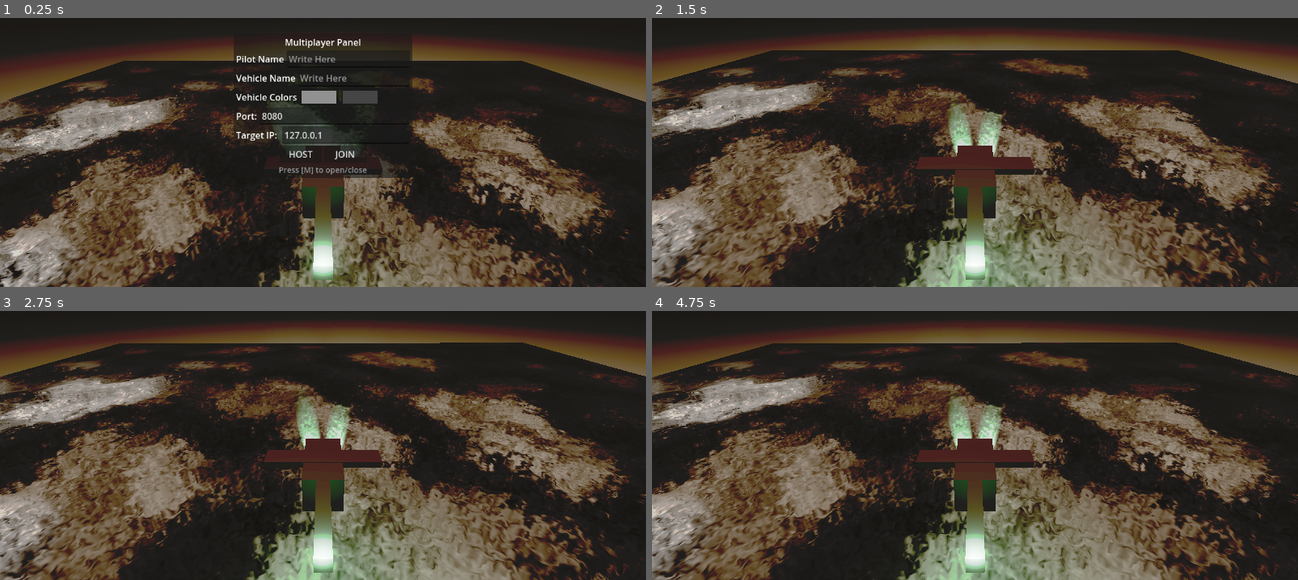
Above: before the commit, frames 1-4 (two rows, left to right).
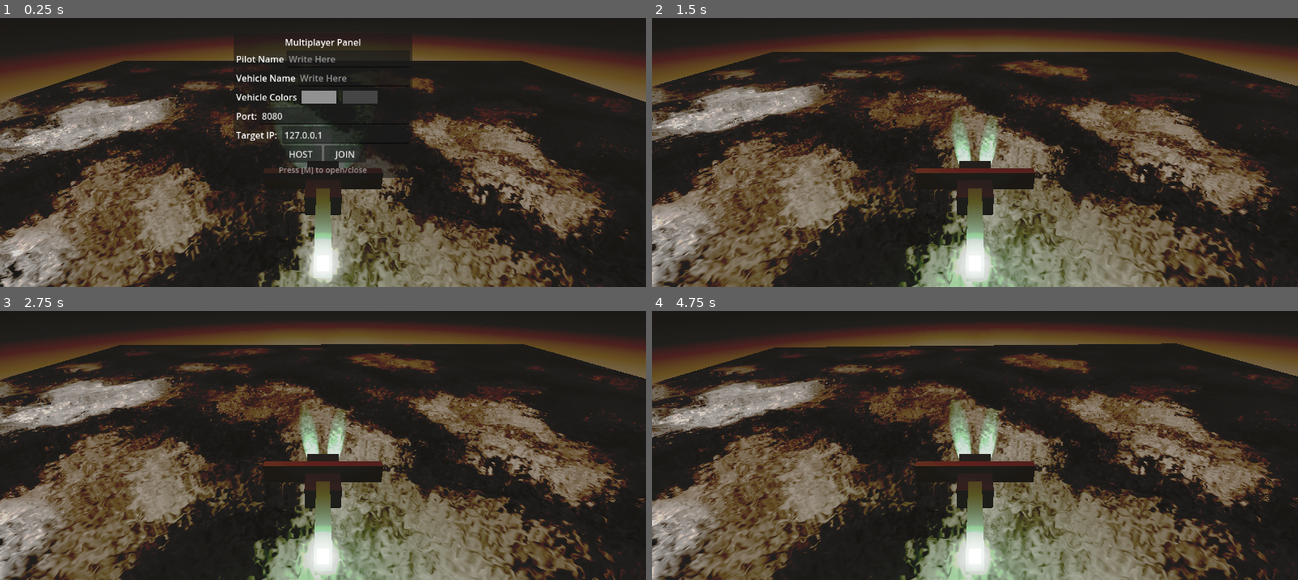
Above: after the commit, the same moments.

Repository: fracter2/here-be-le-dragon
Game: Godot game, scene res://Content/World.tscn
Two runs of this game, one before a commit and one after it. Both use one fixed random seed, a clock stepped at 60 frames per second and the inputs below.
Inputs (mouse positions are in pixels of both pictures, inside the frame that each line leads up to):
- Up to frame 1 (0.25 s): no input
- Up to frame 2 (1.5 s): click (1000, 58) at 0.52 s; type "Alex" at 0.6 s; click (1007, 77) at 0.75 s; type "Alex" at 0.83 s; tap M (Menu) at 1.25 s; hold D (barrel_right) from 1.28 s (still down); tap P (flip_pitch) at 1.35 s
- Up to frame 3 (2.75 s): tap Space (thrust_up) at 2 s; release D (barrel_right) at 2.03 s; hold Down (pitch_down) from 2.03 s (still down); tap P (flip_pitch) at 2.1 s
- Up to frame 4 (4.75 s): release Down (pitch_down) at 2.78 s; hold D (barrel_right) 2.78-3.53 s; tap P (flip_pitch) at 2.85, 3.6, 4.35 s; tap Enter at 3.5 s; hold Up (pitch_up) 3.53-4.28 s; tap Space (thrust_up) at 4.25 s; hold A (barrel_left) from 4.28 s (still down)

The runs differ from the first frame. In frame 1, 2.8% of the frame differs, in the area x 40-60%, y 47-100%; in frame 2, 29%; in frame 3, 29%; in frame 4, 31%, in the area x 0-100%, y 11-100%.

Commit message:
Added materials for helicopter mesh and changed shape. Looks totally fabulous.

Diff:
--- a/Content/Helicopter.tscn
+++ b/Content/Helicopter.tscn
@@ -29,7 +29,93 @@
 properties/3/replication_mode = 1
 
 [sub_resource type="BoxShape3D" id="BoxShape3D_6r8wy"]
-size = Vector3(2, 2, 3.5)
+size = Vector3(1.75, 1.8, 3.5)
+
+[sub_resource type="Gradient" id="Gradient_6r8wy"]
+offsets = PackedFloat32Array(0, 0.338889, 0.555556)
+colors = PackedColorArray(0, 0, 0, 1, 0.0325283, 0.0325283, 0.0325282, 1, 0.0506573, 0.0506572, 0.0506572, 1)
+
+[sub_resource type="FastNoiseLite" id="FastNoiseLite_te4uw"]
+domain_warp_fractal_type = 0
+
+[sub_resource type="NoiseTexture2D" id="NoiseTexture2D_ih7gs"]
+as_normal_map = true
+bump_strength = 3.0
+color_ramp = SubResource("Gradient_6r8wy")
+noise = SubResource("FastNoiseLite_te4uw")
+
+[sub_resource type="StandardMaterial3D" id="StandardMaterial3D_6r8wy"]
+albedo_color = Color(0.674402, 0.674402, 0.674402, 1)
+metallic = 0.73
+metallic_specular = 0.0
+roughness = 0.62
+normal_enabled = true
+normal_texture = SubResource("NoiseTexture2D_ih7gs")
+rim_tint = 0.6
+clearcoat = 0.64
+clearcoat_roughness = 0.94
+anisotropy = -1.0
+refraction_scale = 1.0
+
+[sub_resource type="Gradient" id="Gradient_ljlqh"]
+colors = PackedColorArray(0, 0, 0, 1, 0.0642829, 0.0642829, 0.0642829, 1)
+
+[sub_resource type="FastNoiseLite" id="FastNoiseLite_3thc0"]
+noise_type = 0
+
+[sub_resource type="NoiseTexture2D" id="NoiseTexture2D_wnsil"]
+as_normal_map = true
+color_ramp = SubResource("Gradient_ljlqh")
+noise = SubResource("FastNoiseLite_3thc0")
+
+[sub_resource type="StandardMaterial3D" id="StandardMaterial3D_ih7gs"]
+metallic_specular = 0.8
+roughness = 0.26
+emission_enabled = true
+emission = Color(1, 1, 1, 1)
+emission_energy_multiplier = 1.54
+normal_enabled = true
+normal_texture = SubResource("NoiseTexture2D_wnsil")
+backlight = Color(0.0471107, 0.0471107, 0.0471107, 1)
+refraction_scale = -1.0
+
+[sub_resource type="StandardMaterial3D" id="StandardMaterial3D_ljlqh"]
+metallic = 1.0
+metallic_specular = 0.65
+roughness = 0.46
+
+[sub_resource type="Gradient" id="Gradient_kgety"]
+interpolation_mode = 2
+offsets = PackedFloat32Array(0, 0.388889, 0.544444, 1)
+colors = PackedColorArray(0, 0, 0, 1, 0.24552, 0.24552, 0.24552, 1, 0.579957, 0.579957, 0.579957, 1, 1, 1, 1, 1)
+
+[sub_resource type="FastNoiseLite" id="FastNoiseLite_pgss7"]
+noise_type = 4
+frequency = 0.0107
+domain_warp_enabled = true
+domain_warp_type = 1
+domain_warp_frequency = 0.024
+domain_warp_fractal_type = 0
+
+[sub_resource type="NoiseTexture2D" id="NoiseTexture2D_vb6b3"]
+as_normal_map = true
+normalize = false
+color_ramp = SubResource("Gradient_kgety")
+noise = SubResource("FastNoiseLite_pgss7")
+
+[sub_resource type="StandardMaterial3D" id="StandardMaterial3D_3thc0"]
+metallic_specular = 0.53
+roughness = 0.66
+emission_enabled = true
+emission = Color(0.490196, 0.784314, 0.6, 1)
+emission_energy_multiplier = 1.54
+normal_texture = SubResource("NoiseTexture2D_vb6b3")
+rim = 0.04
+rim_tint = 0.67
+clearcoat = 0.17
+clearcoat_roughness = 0.17
+anisotropy = 1.0
+refraction_scale = 1.0
 
 [sub_resource type="Gradient" id="Gradient_nikds"]
 offsets = PackedFloat32Array(0.374269)
@@ -71,12 +157,13 @@
 script = ExtResource("2_6r8wy")
 
 [node name="CollisionShape3D" type="CollisionShape3D" parent="."]
-transform = Transform3D(1, 0, 0, 0, 1, 0, 0, 0, 1, 0, 0.411, -0.511)
+transform = Transform3D(1, 0, 0, 0, 1, 0, 0, 0, 1, 0, 0.00991112, -0.361394)
 shape = SubResource("BoxShape3D_6r8wy")
 metadata/_edit_group_ = true
 
 [node name="Body" type="CSGBox3D" parent="CollisionShape3D"]
-size = Vector3(2, 2, 3.5)
+size = Vector3(1.75, 1.8, 3.5)
+material = SubResource("StandardMaterial3D_6r8wy")
 
 [node name="SpotLight3D" type="SpotLight3D" parent="CollisionShape3D/Body"]
 transform = Transform3D(0.990268, -0.0471432, 0.130945, 0, 0.940881, 0.338738, -0.139173, -0.335441, 0.931724, -0.5, -0.61, -1.866)
@@ -97,21 +184,54 @@
 spot_angle = 18.26
 spot_angle_attenuation = 0.267944
 
-[node name="Tail" type="CSGBox3D" parent="CollisionShape3D"]
-transform = Transform3D(1, 0, 0, 0, 1, 0, 0, 0, 1, 0, 0.661385, 3.62704)
+[node name="Cockpit Cutout" type="CSGBox3D" parent="CollisionShape3D/Body"]
+transform = Transform3D(1, 0, 0, 0, 0.766044, -0.642788, 0, 0.642788, 0.766044, 0, 0.975146, -1.64879)
+operation = 2
+size = Vector3(2.11, 1.672, 1)
+material = SubResource("StandardMaterial3D_ih7gs")
+
+[node name="Backend Cutout" type="CSGBox3D" parent="CollisionShape3D/Body"]
+transform = Transform3D(1, 0, 0, 0, 0.766044, -0.642788, 0, 0.642788, 0.766044, 0, -0.851291, 1.81468)
+operation = 2
+size = Vector3(2.11, 1.672, 1)
+
+[node name="Wings" type="CSGBox3D" parent="CollisionShape3D"]
+transform = Transform3D(1, 0, 0, 0, -4.37114e-08, -1, 0, 1, -4.37114e-08, 0, 0.860343, 0.401711)
+size = Vector3(6.023, 0.384, 1)
+material = SubResource("StandardMaterial3D_ljlqh")
+
+[node name="TailJoint" type="Node3D" parent="CollisionShape3D"]
+transform = Transform3D(1, 0, 0, 0, 1, 0, 0, 0, 1, 0, 0.665238, 1.55538)
+
+[node name="Tail" type="CSGBox3D" parent="CollisionShape3D/TailJoint"]
+transform = Transform3D(1, 0, 0, 0, 1, 0, 0, 0, 1, 0, -0.00385278, 1.61553)
 size = Vector3(0.649, 0.704, 3.76259)
 
-[node name="Tail light" type="OmniLight3D" parent="CollisionShape3D/Tail"]
-transform = Transform3D(1, 0, 0, 0, 1, 0, 0, 0, 1, -0.0135685, 0.596987, 1.9501)
+[node name="Tail light" type="OmniLight3D" parent="CollisionShape3D/TailJoint/Tail"]
+transform = Transform3D(1, 0, 0, 0, 1, 0, 0, 0, 1, -0.0135685, 0.832137, 2.17237)
 light_color = Color(0.490883, 0.784855, 0.599776, 1)
-light_energy = 8.461
+light_energy = 8.5
+light_indirect_energy = 1.186
+light_size = 2.5
+light_specular = 0.01
+light_bake_mode = 0
+omni_range = 18.891
+omni_attenuation = 2.0
+
+[node name="Tail light Specular" type="OmniLight3D" parent="CollisionShape3D/TailJoint/Tail"]
+transform = Transform3D(1, 0, 0, 0, 1, 0, 0, 0, 1, -0.0135685, 0.77701, 2.17888)
+light_color = Color(0.490883, 0.784855, 0.599776, 1)
+light_energy = 1.343
+light_indirect_energy = 0.0
+light_size = 0.2
 light_bake_mode = 0
 omni_range = 9.43334
 omni_attenuation = 2.0
 
-[node name="CSGBox3D" type="CSGBox3D" parent="CollisionShape3D"]
-transform = Transform3D(1, 0, 0, 0, 1, 0, 0, 0, 1, 0, 0.860343, 0)
-size = Vector3(6.023, 0.384, 1)
+[node name="TailEnd" type="CSGBox3D" parent="CollisionShape3D/TailJoint"]
+transform = Transform3D(1, 0, 0, 0, 0.862955, -0.505281, 0, 0.505281, 0.862955, 0, 0.454, 3.52746)
+size = Vector3(0.4, 0.791, 0.4)
+material = SubResource("StandardMaterial3D_3thc0")
 
 [node name="Camera3D" type="Camera3D" parent="."]
 transform = Transform3D(1, 0, 0, 0, 0.915663, 0.401948, 0, -0.401948, 0.915663, -0.00338459, 9.57543, 10.5039)
@@ -130,6 +250,8 @@
 offset_right = 40.0
 offset_bottom = 40.0
 
-[node name="Label3D" type="Label3D" parent="."]
-transform = Transform3D(0.00839493, 0, -0.999965, 0, 1, 0, 0.999965, 0, 0.00839493, -1.05062, 0.0717086, -1.00268)
-text = "YOYOYODD"
+[node name="VehicleLabel" type="Label3D" parent="."]
+transform = Transform3D(0.00839493, 0, -0.999965, 0, 1, 0, 0.999965, 0, 0.00839493, -1.05062, -0.335418, -1.14451)
+modulate = Color(0.660971, 0.660971, 0.660971, 1)
+outline_modulate = Color(0.50629, 0.50629, 0.50629, 1)
+text = "Vehicle Name"
--- a/Content/World.tscn
+++ b/Content/World.tscn
@@ -28,7 +28,7 @@
 ambient_light_color = Color(0.0228915, 0.090661, 1.8049e-08, 1)
 tonemap_mode = 4
 glow_enabled = true
-glow_hdr_threshold = 0.83
+glow_hdr_threshold = 0.8
 fog_enabled = true
 fog_light_color = Color(0.556957, 0.509324, 0.437992, 1)
 fog_light_energy = 0.33
@@ -234,6 +234,7 @@
 "
 
 [node name="World" type="Node3D"]
+transform = Transform3D(1, 0, 0, 0, 1, 0, 0, 0, 1, 0.0109041, 0, 0.00238419)
 
 [node name="WorldEnvironment" type="WorldEnvironment" parent="."]
 environment = SubResource("Environment_pq6nd")
Not shown: 1 places in Content/Helicopter.tscn that only renumber resources
